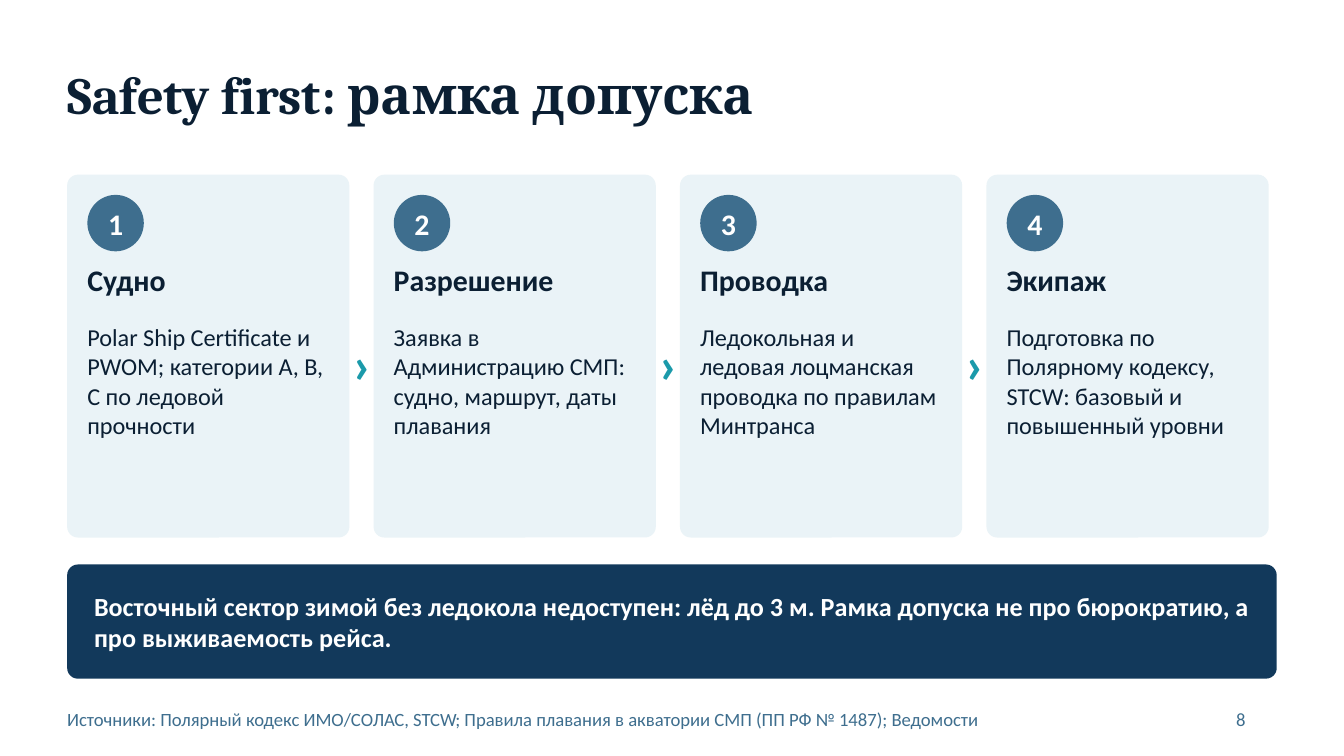
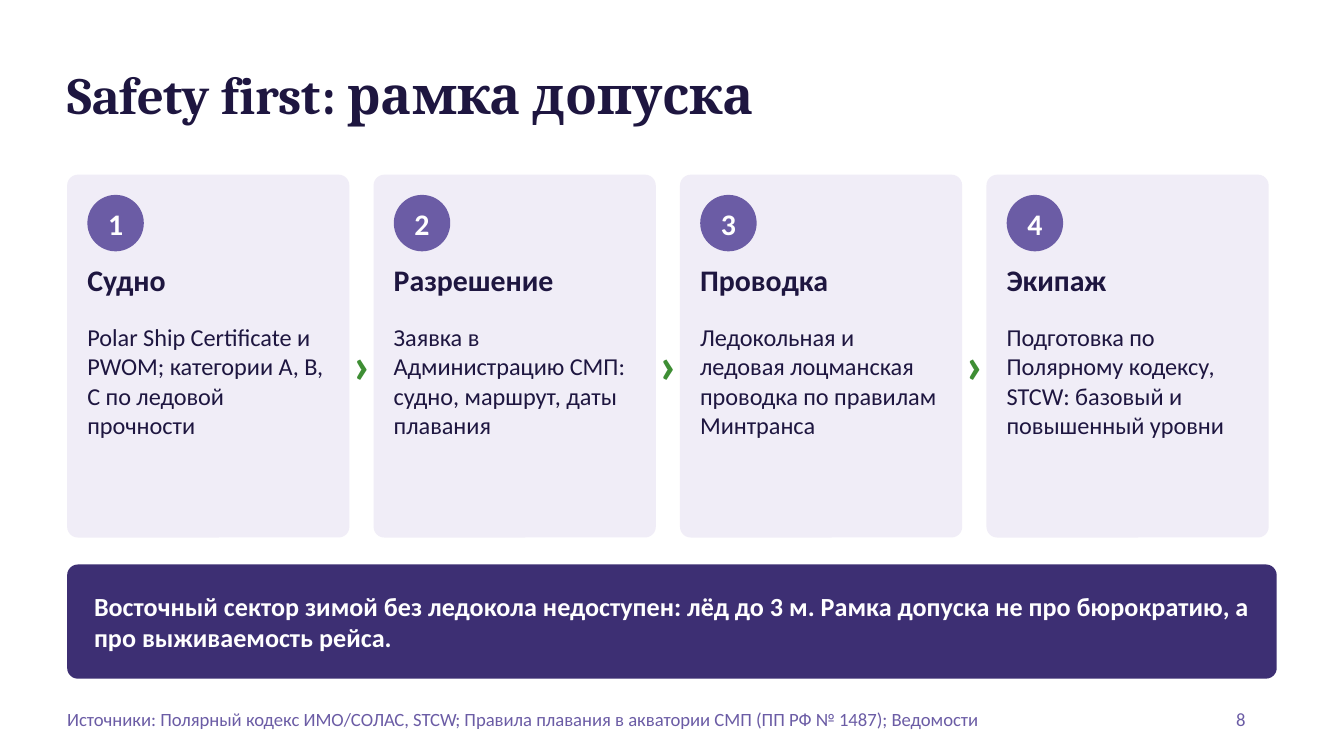
Before and after one commit to Mike-Pits/Arctic_presentation_2026_10_20, a slide deck: slide 8 of Arktika_dengi_i_bezopasnost.pptx. Drawn at 1344x756 pixels with LibreOffice and Linux fonts; fonts in the diff are those of the drawing; background and template pictures are left out. Boxes give left, top, right and bottom in pixels: in the first picture for what was removed or moved away, otherwise in the second. Text is boxed around its words. In the diff, an @@ line names an element or a change of style, - is before the commit and + after.

```diff
--- a/Arktika_dengi_i_bezopasnost.pptx
+++ b/Arktika_dengi_i_bezopasnost.pptx
@@ text colour #0B1F33 to #1E1640 in 9 elements at bbox=[87, 271, 165, 296], bbox=[87, 329, 323, 438], bbox=[394, 271, 554, 296], bbox=[394, 330, 625, 434], bbox=[700, 271, 828, 296], bbox=[700, 330, 936, 438], bbox=[1007, 271, 1107, 291], bbox=[1007, 330, 1224, 438], bbox=[67, 77, 753, 127] @@
@@ fill #EAF3F7 to #F0EDF7 in 4 elements at bbox=[67, 175, 349, 538], bbox=[374, 175, 656, 538], bbox=[680, 175, 962, 538], bbox=[986, 175, 1269, 538] @@
@@ fill #3E6E8E to #6B5CA5 in 4 elements at bbox=[87, 195, 144, 251], bbox=[394, 195, 450, 251], bbox=[700, 195, 757, 251], bbox=[1007, 195, 1063, 251] @@
@@ text colour #1B9AAA to #3E8E34 in 3 elements at bbox=[347, 329, 376, 396], bbox=[653, 329, 683, 396], bbox=[960, 329, 989, 396] @@
@@ rounded rectangle at bbox=[67, 564, 1277, 679]: fill #12395B to #3D2F73 @@
@@ text "Источники: Полярный кодекс ИМО/СОЛАС, STCW; ..." at bbox=[67, 712, 979, 729]: text colour #3E6E8E to #6B5CA5 @@
@@ page number at bbox=[1236, 713, 1245, 726]: text colour #3E6E8E to #6B5CA5 @@
```
Also in this commit, not shown: 11 other slides changed, 1 slide added, 1 slide removed, 6 other files.
